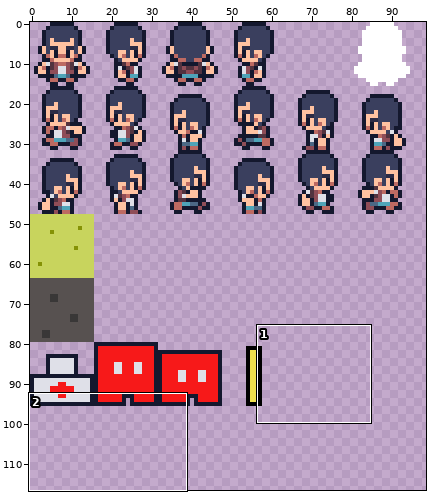
Two versions of one sprite sheet, imgs/spritesheet.png. The picture above shows the old version from afar; the outline marks the close-up.
Close-up. Before:
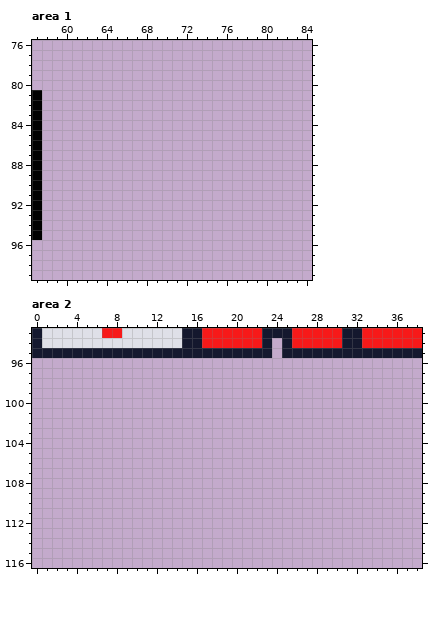
The file is 256x256 pixels. Shown: area 1: x 57..84, y 76..99; area 2: x 0..38, y 93..116. The wide view leaves out empty margins.
The result:
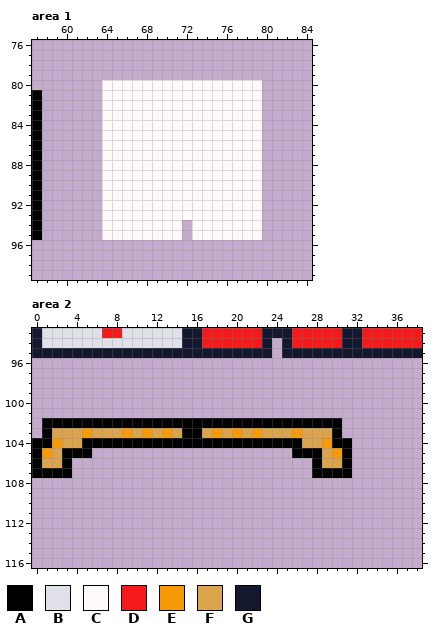
Palette (. is transparent): A #000000  B #dfe0e8  C #fff9f9  D #f71919  E #f79a05  F #dba44c  G #14182e
Difference:
{"where": "area 1"}
{"y":80,"x":64,"old":"................","new":"CCCCCCCCCCCCCCCC"}
{"y":81,"x":64,"old":"................","new":"CCCCCCCCCCCCCCCC"}
{"y":82,"x":64,"old":"................","new":"CCCCCCCCCCCCCCCC"}
{"y":83,"x":64,"old":"................","new":"CCCCCCCCCCCCCCCC"}
{"y":84,"x":64,"old":"................","new":"CCCCCCCCCCCCCCCC"}
{"y":85,"x":64,"old":"................","new":"CCCCCCCCCCCCCCCC"}
{"y":86,"x":64,"old":"................","new":"CCCCCCCCCCCCCCCC"}
{"y":87,"x":64,"old":"................","new":"CCCCCCCCCCCCCCCC"}
{"y":88,"x":64,"old":"................","new":"CCCCCCCCCCCCCCCC"}
{"y":89,"x":64,"old":"................","new":"CCCCCCCCCCCCCCCC"}
{"y":90,"x":64,"old":"................","new":"CCCCCCCCCCCCCCCC"}
{"y":91,"x":64,"old":"................","new":"CCCCCCCCCCCCCCCC"}
{"y":92,"x":64,"old":"................","new":"CCCCCCCCCCCCCCCC"}
{"y":93,"x":64,"old":"................","new":"CCCCCCCCCCCCCCCC"}
{"y":94,"x":64,"old":"........","new":"CCCCCCCC"}
{"y":94,"x":73,"old":".......","new":"CCCCCCC"}
{"y":95,"x":64,"old":"........","new":"CCCCCCCC"}
{"y":95,"x":73,"old":".......","new":"CCCCCCC"}
{"where": "area 2"}
{"y":102,"x":1,"old":"..............................","new":"AAAAAAAAAAAAAAAAAAAAAAAAAAAAAA"}
{"y":103,"x":1,"old":"..............................","new":"AFFFEFFFEFEFEFAAFEFEFEFFFEFFFA"}
{"y":104,"x":0,"old":"................................","new":"AAEFFAAAAAAAAAAAAAAAAAAAAAAFFEAA"}
{"y":105,"x":0,"old":"......","new":"AEFAAA"}
{"y":105,"x":26,"old":"......","new":"AAAFEA"}
{"y":106,"x":0,"old":"....","new":"AFFA"}
{"y":106,"x":28,"old":"....","new":"AFFA"}
{"y":107,"x":0,"old":"....","new":"AAAA"}
{"y":107,"x":28,"old":"....","new":"AAAA"}
{"label":"added","picture_box":[102,80,262,240]}
{"label":"added","picture_box":[32,418,352,478]}
